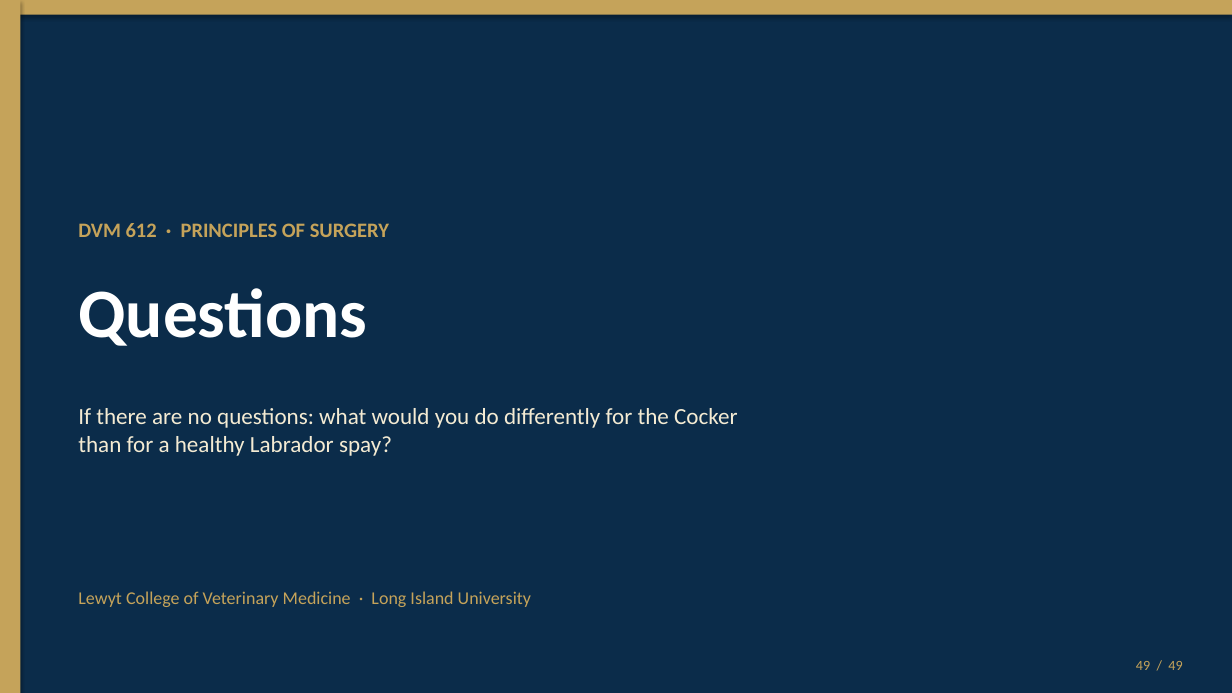
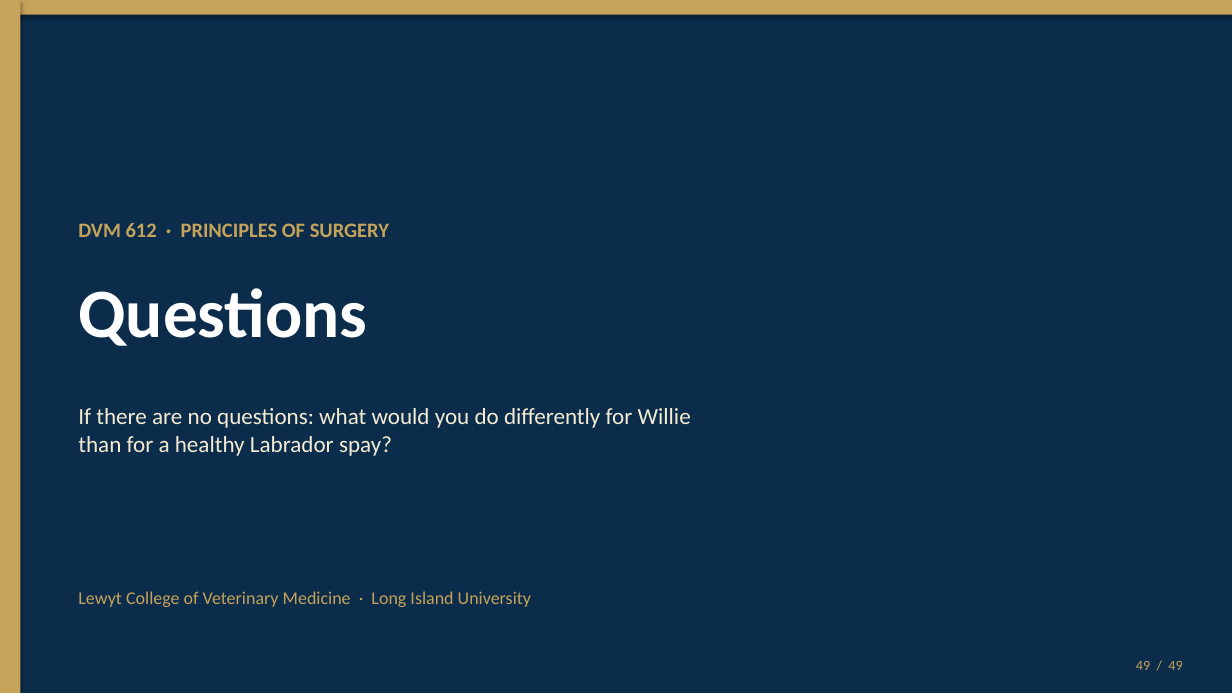
Before and after one commit to drkimvet/happycare, a slide deck: slide 49 of lectures/DVM-612_Week4_Preop_PatientPrep_Postop.pptx. Drawn at 1232x693 pixels with LibreOffice and Linux fonts; fonts in the diff are those of the drawing. Boxes give left, top, right and bottom in pixels: in the first picture for what was removed or moved away, otherwise in the second. Text is boxed around its words. In the diff, an @@ line names an element or a change of style, - is before the commit and + after.

```diff
--- a/lectures/DVM-612_Week4_Preop_PatientPrep_Postop.pptx
+++ b/lectures/DVM-612_Week4_Preop_PatientPrep_Postop.pptx
@@ text at (x1=78, y1=408, x2=691, y2=456): text changed @@
-If there are no questions: what would you do differently for the Cocker
-than for a healthy Labrador spay?
+If there are no questions: what would you do differently for Willie
+than for a healthy Labrador spay?
```
Also in this commit, not shown: 8 other slides changed, 1 slide added, 1 slide removed, 2 other files.
